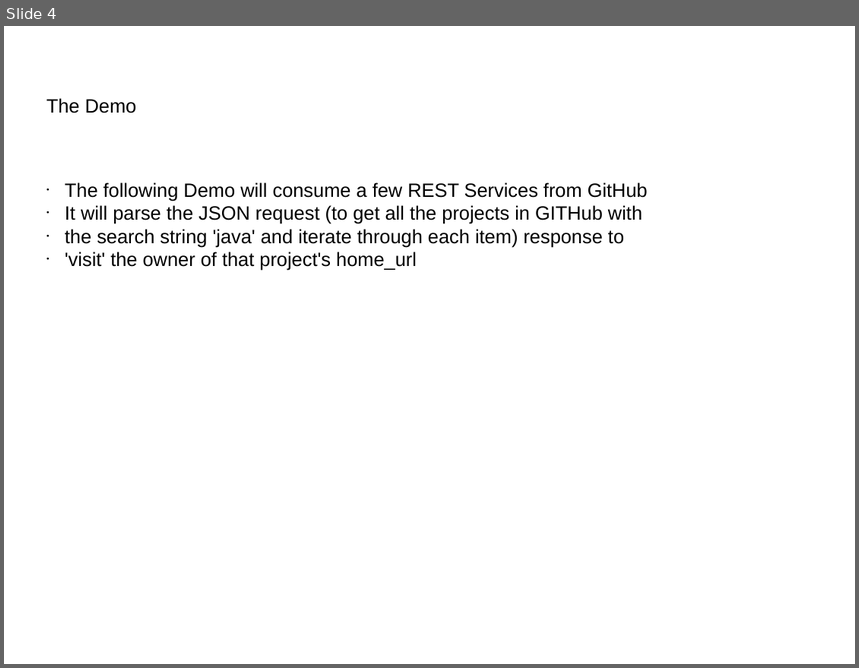
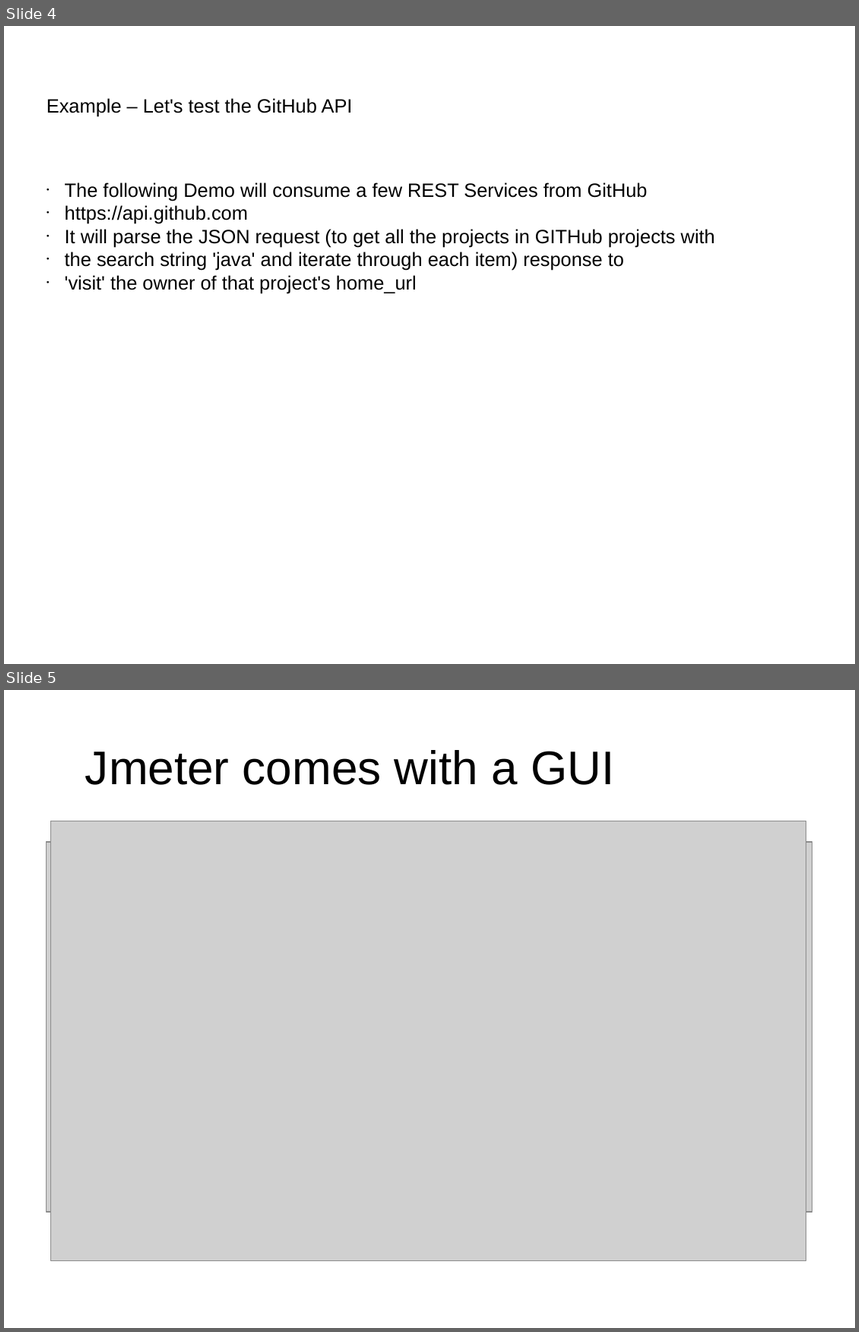
Before and after one commit to hchan/jmeterDemo, a slide deck: jmeterDemo.ppt. Shown one above the other, each under a label of ours: slide 4 before the commit, slides 4 and 5 after it. The pictures are 859x668 and 859x1332 pixels, drawn with LibreOffice and Linux fonts; fonts in the diff are those of the drawing; grey boxes stand for pictures; background and template pictures are left out. Boxes give left, top, right and bottom in pixels: in the first picture for what was removed or moved away, otherwise in the second. Text is boxed around its words. In the diff, an @@ line names an element or a change of style, - is before the commit and + after.

```diff
--- a/jmeterDemo.ppt
+++ b/jmeterDemo.ppt
@@ slide 5 added at (4, 690, 855, 1328), background picture (left out) @@
@@ title added at (85, 750, 614, 785), 44 pt, text #000000 @@
+Jmeter comes with a GUI
@@ picture added at (50, 821, 806, 1261) @@
@@ picture added at (47, 842, 813, 1212) @@
@@ slide 4 changed as well @@
@@ text at (47, 98, 353, 116): text changed @@
-The Demo
+Example – Let's test the GitHub API
@@ text at (65, 183, 648, 294): indent changed @@
@@ text at (65, 205, 715, 247): text changed @@
-● It will parse the JSON request (to get all the projects in GITHub with
+● https://api.github.com
+● It will parse the JSON request (to get all the projects in GITHub projects with
```
Also in this commit, not shown: 3 other slides changed, 1 other file.
